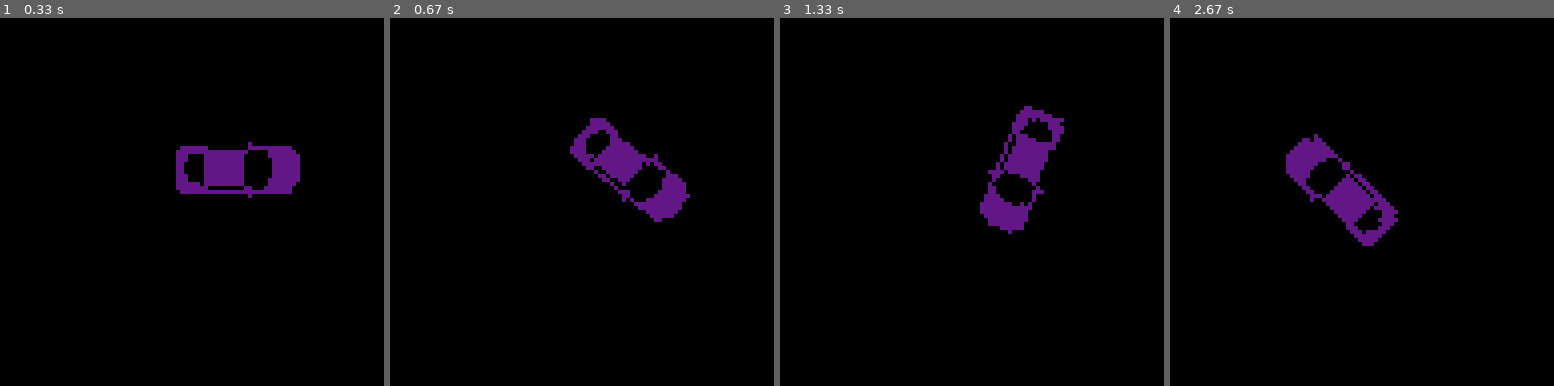
Above: before the commit, frames 1-4 (left to right).
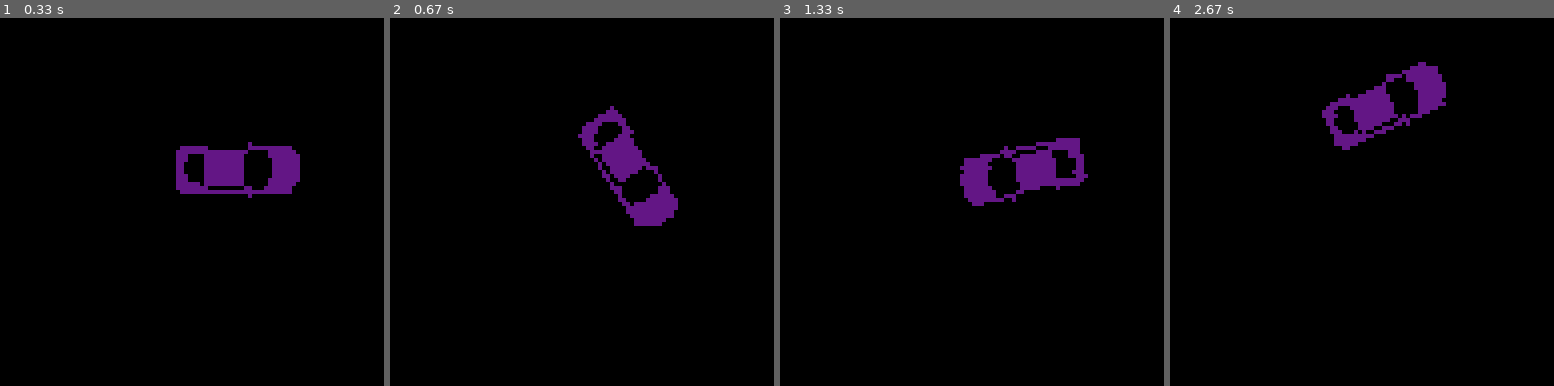
Above: after the commit, the same moments.

Repository: WilliamForSchool/PygameProject
Game: pygame game, started from neww.py
Two runs of this game, one before a commit and one after it. Both use one fixed random seed, a clock stepped at 60 frames per second and the inputs below.
Inputs:
- Up to frame 1 (0.33 s): no input
- Up to frame 2 (0.67 s): hold Shift from 0.33 s (still down); hold D from 0.33 s (still down)
- Up to frame 3 (1.33 s): release Shift at 0.8 s; release D at 0.8 s; hold Right Shift 0.83-1.3 s; hold D 0.83-1.3 s
- Up to frame 4 (2.67 s): hold D 1.33-1.8 s; hold W 1.83-2.13 s; hold D 2.17-2.63 s

Frame 1 is identical in both runs. In frame 2, 2.1% of the frame differs, in the area x 46-79%, y 23-57%; in frame 3, 3.9%; in frame 4, 5.8%, in the area x 30-72%, y 11-62%.

Commit message:
Gear Shifting Car

Diff:
--- a/neww.py
+++ b/neww.py
@@ -15,20 +15,24 @@
 		var.replace((220,0,0), (randint(0,255), randint(0,255), randint(0,255)))
 		self.x = 300.0 # store x independently of rectangle so that it can be a double
 		self.y = 400.0
+		self.changingGearUp = False
+		self.changingGearDown = False
 		self.gear = 1
 		self.angle = 0
 		self.master_image = self.image
 		self.master_rect = self.rect # keep a copy of the original rectangle for rotation
 
 	def forward(self):
-		self.x = self.x + self.gear * math.cos(self.angle/180 * math.pi)
-		self.y = self.y + self.gear * math.sin(self.angle/180*math.pi)
-		self.rect.center = (self.x, self.y)
+		if(not self.gear == 0):
+			self.x = self.x + self.gear * math.cos(self.angle/180 * math.pi)
+			self.y = self.y + self.gear * math.sin(self.angle/180*math.pi)
+			self.rect.center = (self.x, self.y)
 
 	def back(self):
-		self.x = self.x - self.gear * math.cos(self.angle/180 * math.pi)
-		self.y = self.y - self.gear * math.sin(self.angle/180*math.pi)
-		self.rect.center = (self.x, self.y)
+		if(not self.gear == 0):
+			self.x = self.x - self.gear * math.cos(self.angle/180 * math.pi)
+			self.y = self.y - self.gear * math.sin(self.angle/180*math.pi)
+			self.rect.center = (self.x, self.y)
 
 	def player_input(self):
 		keys = pygame.key.get_pressed()
@@ -36,7 +40,7 @@
 		if keys[pygame.K_w]:
 			self.forward()
 		if keys[pygame.K_a]:
-			self.angle -= 2
+			self.angle -= 3
 			if self.angle < 0:
 				self.angle = 359
 			self.image = pygame.transform.rotate(self.master_image, 360 - self.angle)
@@ -44,9 +48,23 @@
 		if keys[pygame.K_s]:
 			self.back()
 		if keys[pygame.K_d]:
-			self.angle = (self.angle + 2) % 360
+			self.angle = (self.angle + 3) % 360
 			self.image = pygame.transform.rotate(self.master_image, 360 - self.angle)
 			self.rect = self.image.get_rect(center = self.rect.center)
+
+		if keys[pygame.K_LSHIFT]:
+			if not self.changingGearUp:
+				self.gear = self.gear + 1
+				self.changingGearUp = True
+		else:
+			self.changingGearUp = False
+
+		if keys[pygame.K_RSHIFT]:
+			if not self.changingGearDown:
+				self.gear = self.gear - 1
+				self.changingGearDown = True
+		else:
+			self.changingGearDown = False
 
 	# Override
 	def update(self):
